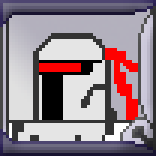
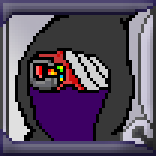
Layer changes from the first 156px x 156px image to the second:
added layer "Layer 73" above "Layer 72" over [15, 12, 138, 141]
hid "Layer 72" over [9, 33, 138, 141]
